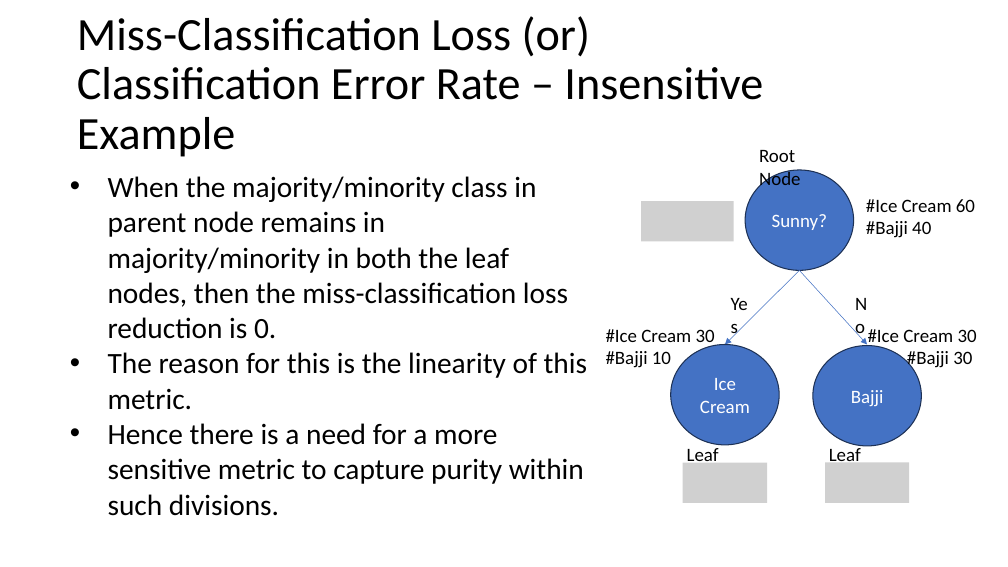
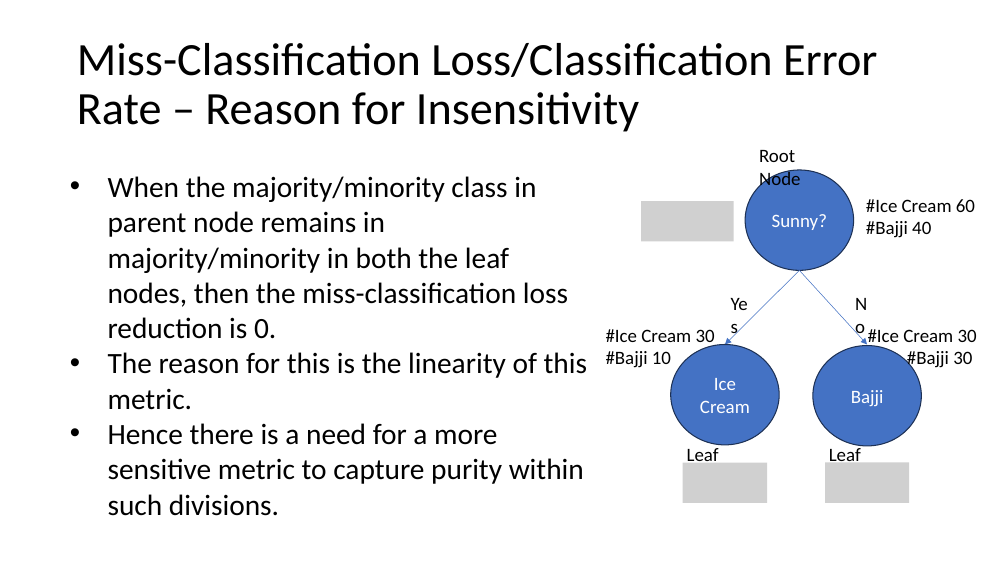
Before and after one commit to meenakshsundaram/AIML, a slide deck: slide 24 of DecisionTrees/DecisionTrees.pptx. Drawn at 1008x567 pixels with LibreOffice and Linux fonts; fonts in the diff are those of the drawing; grey boxes stand for pictures. Boxes give left, top, right and bottom in pixels: in the first picture for what was removed or moved away, otherwise in the second. Text is boxed around its words. In the diff, an @@ line names an element or a change of style, - is before the commit and + after.

```diff
--- a/DecisionTrees/DecisionTrees.pptx
+++ b/DecisionTrees/DecisionTrees.pptx
@@ title at box(77, 43, 877, 132): text changed @@
-Miss-Classification Loss (or)
-Classification Error Rate – Insensitive Example
+Miss-Classification Loss/Classification Error Rate – Reason for Insensitivity
```
Also in this commit, not shown: 7 other slides changed, 7 slides added, 4 slides removed.
